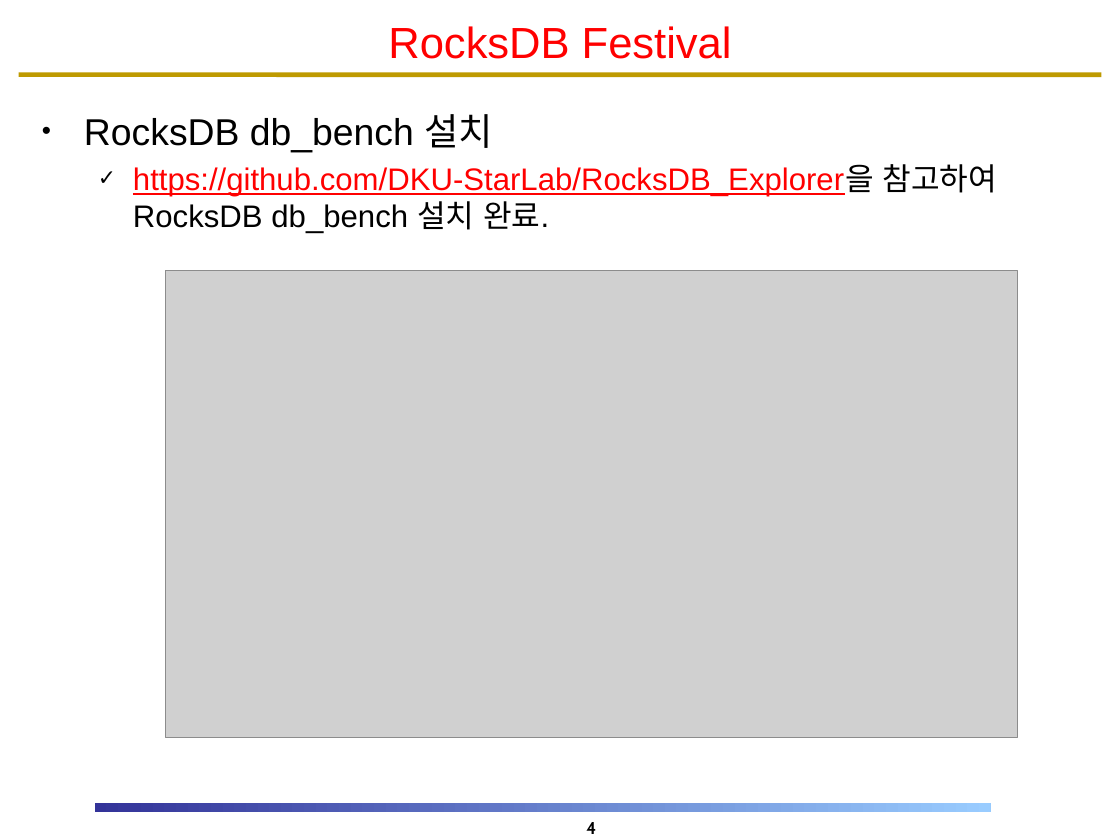
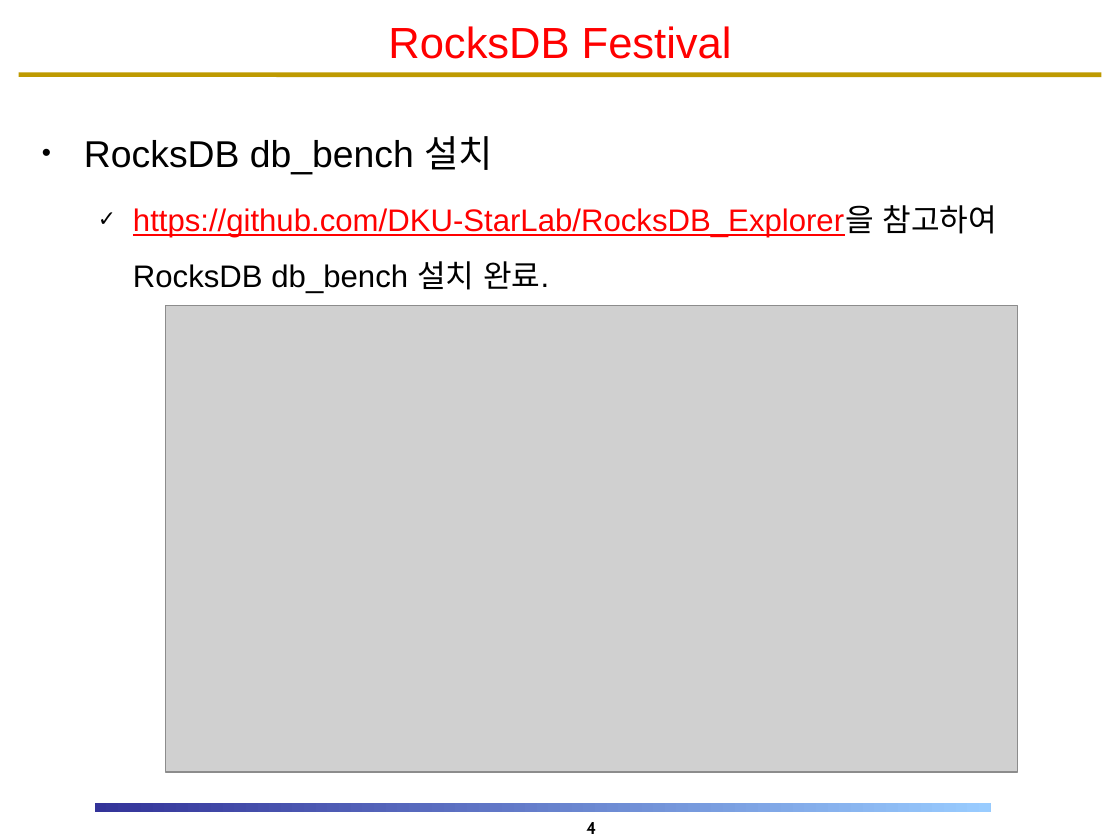
Before and after one commit to DKU-StarLab/RocksDB_Festival, a slide deck: slide 4 of RF7_Team_Interface/RocksDB_Festival_BGR.pptx. Drawn at 1120x840 pixels with LibreOffice and Linux fonts; fonts in the diff are those of the drawing; grey boxes stand for pictures; background and template pictures are left out. Boxes give left, top, right and bottom in pixels: in the first picture for what was removed or moved away, otherwise in the second. Text is boxed around its words. In the diff, an @@ line names an element or a change of style, - is before the commit and + after.

```diff
--- a/RF7_Team_Interface/RocksDB_Festival_BGR.pptx
+++ b/RF7_Team_Interface/RocksDB_Festival_BGR.pptx
@@ text "RocksDB db_bench 설치" at (84,136,997,293): line spacing 1 to 1.5 @@
@@ picture: place and size @@
-picture at (166,271,1017,738)
+picture at (166,306,1017,773)
```
Also in this commit, not shown: 6 other slides changed, 2 slides added, 1 slide removed, 1 other file.
